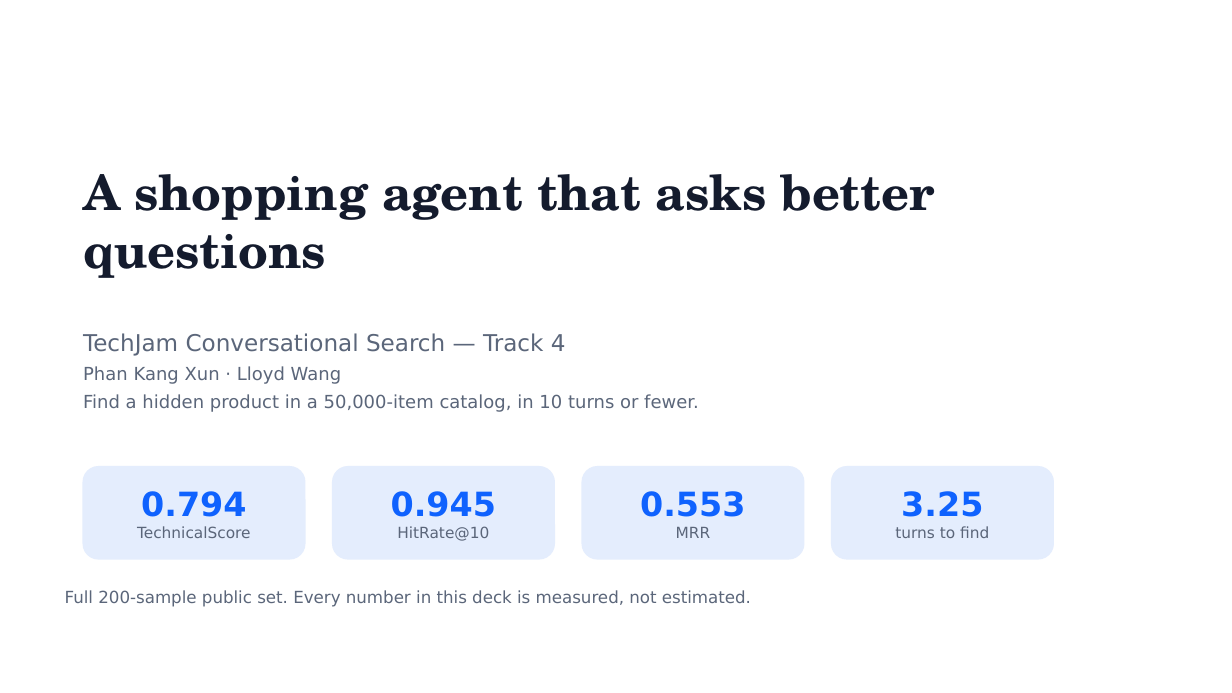
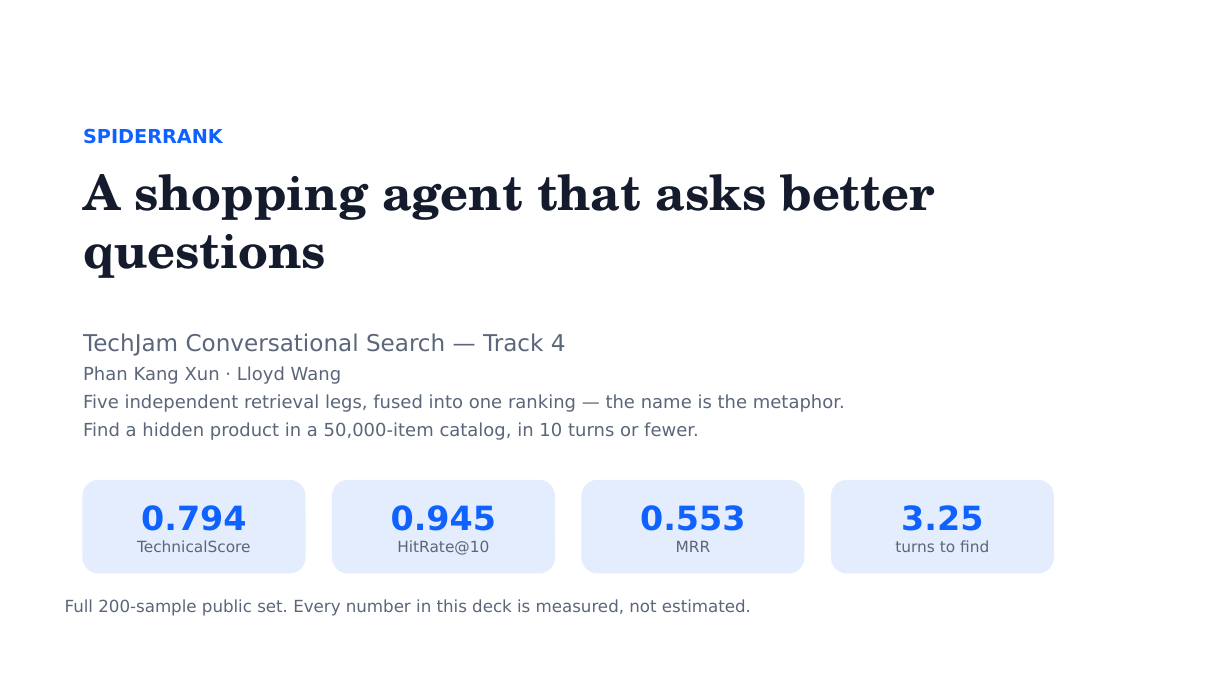
Before and after one commit to kxphan05/Spider-Rank, a slide deck: slide 1 of dist/techjam_track4.pptx. Drawn at 1232x693 pixels with LibreOffice and Linux fonts; fonts in the diff are those of the drawing. Boxes give left, top, right and bottom in pixels: in the first picture for what was removed or moved away, otherwise in the second. Text is boxed around its words. In the diff, an @@ line names an element or a change of style, - is before the commit and + after.

```diff
--- a/dist/techjam_track4.pptx
+++ b/dist/techjam_track4.pptx
@@ text added at box(83, 128, 223, 144), 15 pt, text #0F62FE, bold @@
+SPIDERRANK
@@ text at box(83, 394, 845, 412): paragraph added @@
+Five independent retrieval legs, fused into one ranking — the name is the metaphor.
@@ 4 rounded rectangles: place and size @@
-4 rounded rectangles at box(83, 467, 1054, 559)
+4 rounded rectangles at box(83, 481, 1054, 573)
@@ text "Full 200-sample public set. Every ...": place and size @@
-text "Full 200-sample public set. Every ..." at box(65, 590, 751, 607)
+text "Full 200-sample public set. Every ..." at box(65, 599, 751, 616)
```
Also in this commit, not shown: 1 other slide changed, 9 other files.
